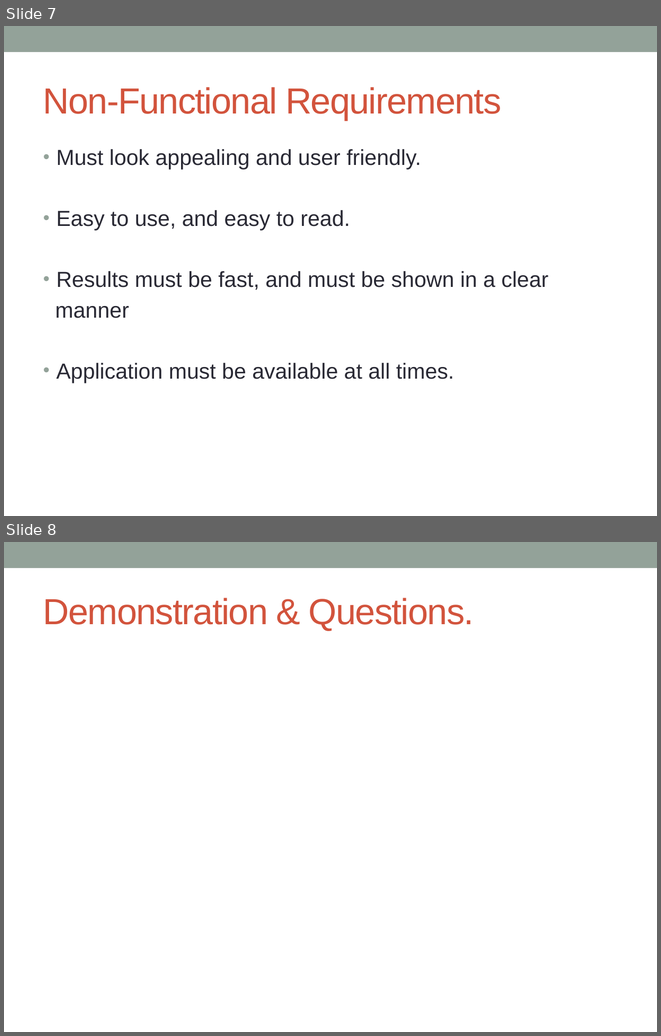
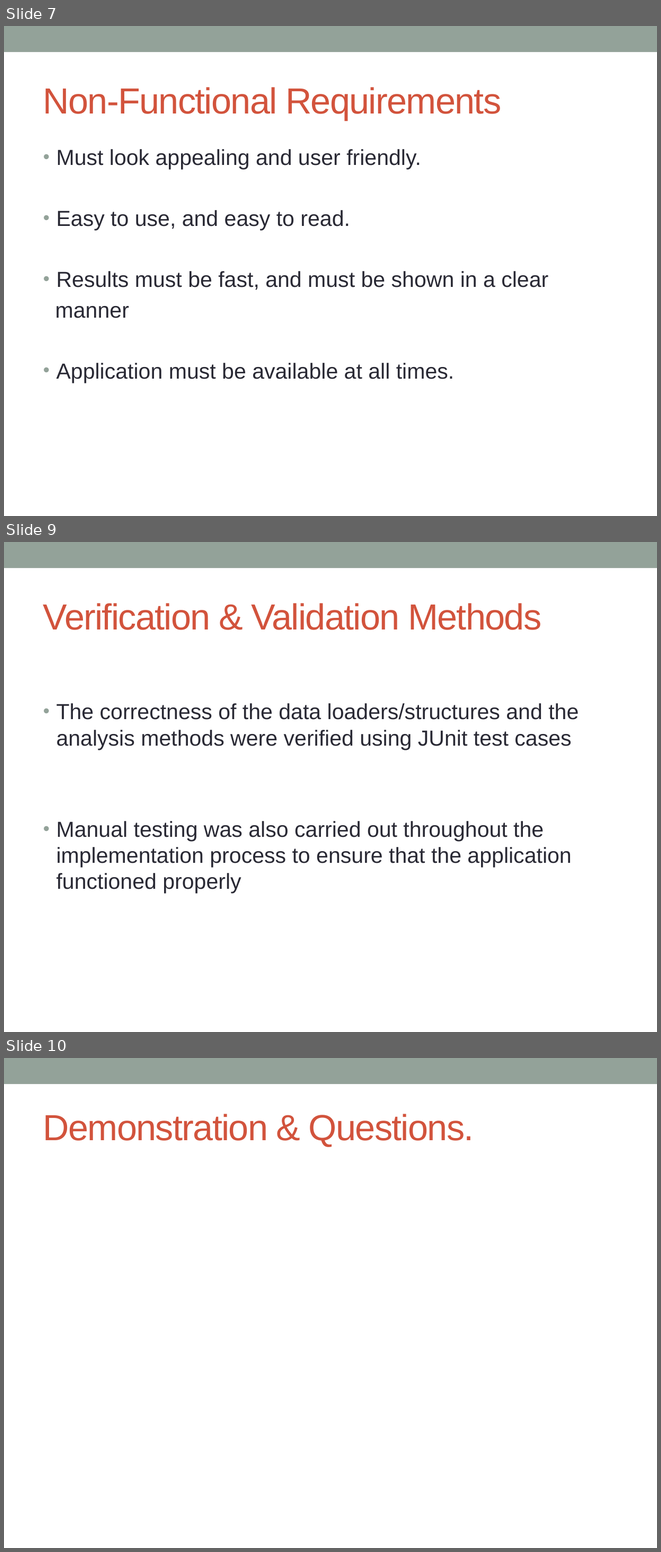
Before and after one commit to palmerst/AnalysisTool, a slide deck: Group32_ProjectPresentation.pptx. Shown one above the other, each under a label of ours: slides 7 and 8 before the commit, slides 7, 9 and 10 after it; the slides between them are not shown. The pictures are 661x1036 and 661x1552 pixels, drawn with LibreOffice and Linux fonts; fonts in the diff are those of the drawing. Boxes give left, top, right and bottom in pixels: in the first picture for what was removed or moved away, otherwise in the second. Text is boxed around its words. In the diff, an @@ line names an element or a change of style, - is before the commit and + after.

```diff
--- a/Group32_ProjectPresentation.pptx
+++ b/Group32_ProjectPresentation.pptx
@@ slide 9 added at (x1=4, y1=542, x2=657, y2=1032), background #FFFFFF; not listed: 1 template element that a slide beside it also shows @@
@@ title added at (x1=43, y1=603, x2=541, y2=630), 40 pt, text #D2533C @@
+Verification & Validation Methods
@@ text added at (x1=56, y1=703, x2=579, y2=893), 24 pt, text #292934 @@
+• The correctness of the data loaders/structures and the analysis methods were verified using JUnit test cases
+• Manual testing was also carried out throughout the implementation process to ensure that the application functioned properly
@@ what was slide 8 is now slide 10 @@
```
Also in this commit, not shown: 4 slides changed, 1 other slide added, 1 other file.
